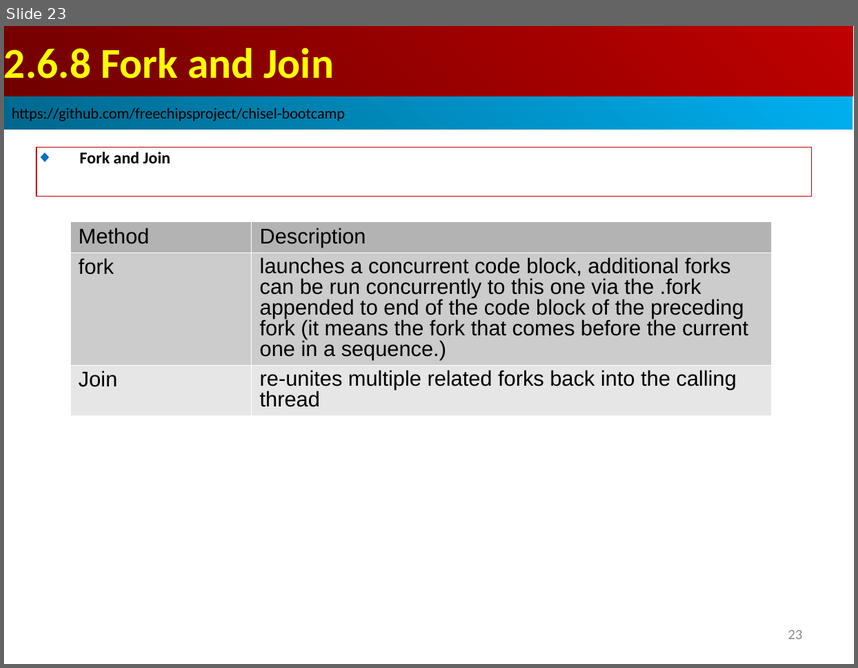
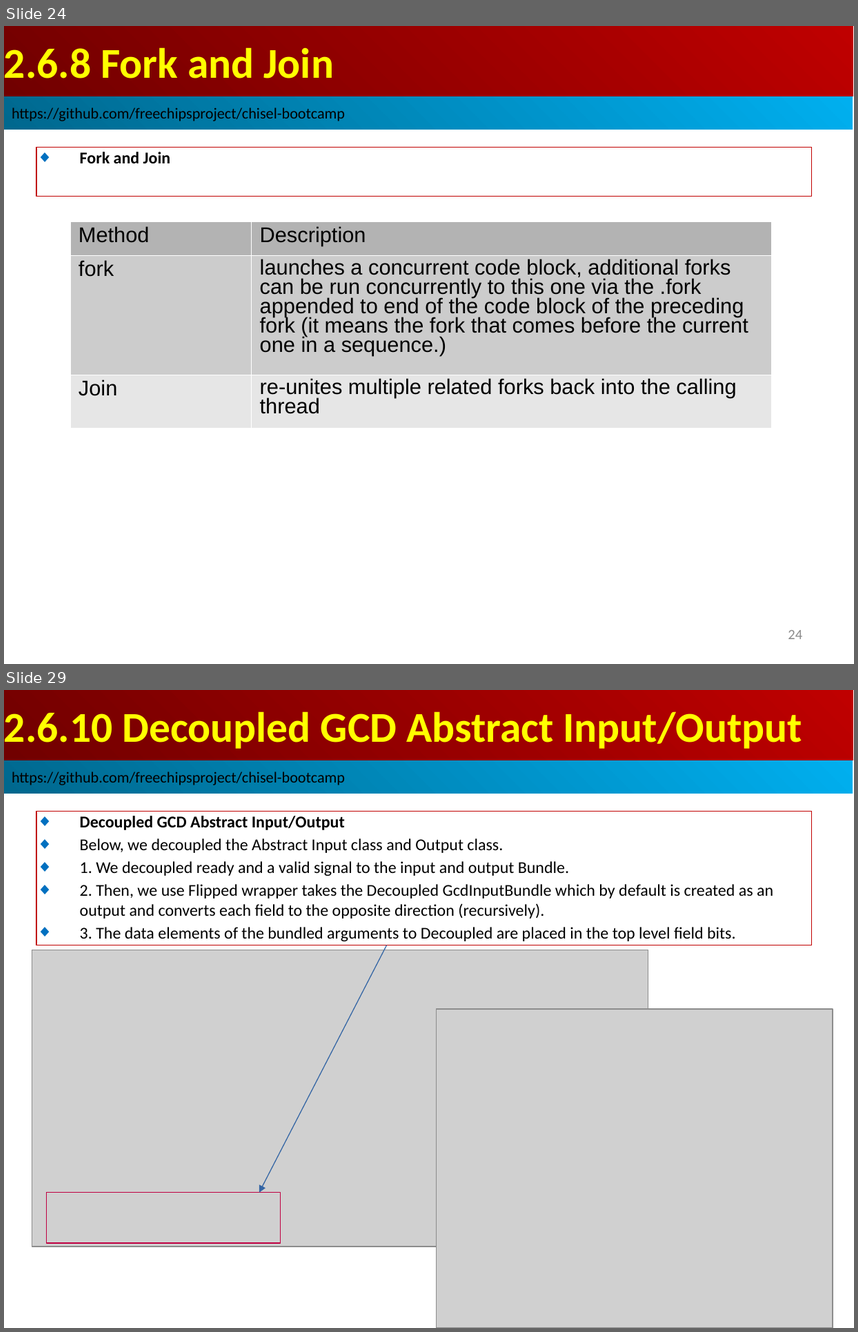
Before and after one commit to peterhchen/AIU_CS800_Chisel, a slide deck: 300_UCB_BC/002.6_Test/000_Video/002.6_Test.ppt. Shown one above the other, each under a label of ours: slide 23 before the commit, slides 24 and 29 after it; the slides between them are not shown. The pictures are 858x668 and 858x1332 pixels, drawn with LibreOffice and Linux fonts; fonts in the diff are those of the drawing; grey boxes stand for pictures. Boxes give left, top, right and bottom in pixels: in the first picture for what was removed or moved away, otherwise in the second. Text is boxed around its words. In the diff, an @@ line names an element or a change of style, - is before the commit and + after.

```diff
--- a/300_UCB_BC/002.6_Test/000_Video/002.6_Test.ppt
+++ b/300_UCB_BC/002.6_Test/000_Video/002.6_Test.ppt
@@ slide 29 added at <box>4,690,854,1328</box>, background #FFFFFF @@
@@ rectangle added at <box>4,690,853,760</box>, fill gradient #BF0000 to #710000, 36 pt, text #FFFF00, bold @@
+2.6.10 Decoupled GCD Abstract Input/Output
@@ rectangle added at <box>4,760,853,793</box>, fill gradient #00AFEF to #00688E, 13 pt, text #000000 @@
+https://github.com/freechipsproject/chisel-bootcamp
@@ rectangle added at <box>36,811,811,945</box>, outline #C00000 0.74 pt, 14 pt, text #000000 @@
+◆ Decoupled GCD Abstract Input/Output
+◆ Below, we decoupled the Abstract Input class and Output class.
+◆ 1. We decoupled ready and a valid signal to the input and output Bundle.
+◆ 2. Then, we use Flipped wrapper takes the Decoupled GcdInputBundle which by default is created as an output and converts each field to the opposite direction (recursively).
+◆ 3. The data elements of the bundled arguments to Decoupled are placed in the top level field bits.
@@ picture added at <box>32,949,648,1246</box> @@
@@ arrow added from (386, 945) to (259, 1192), #3465A4 0.74 pt @@
@@ picture added at <box>437,1009,833,1328</box> @@
@@ rectangle added at <box>47,1192,280,1243</box>, outline #BF0041 0.74 pt @@
@@ what was slide 23 is now slide 24 @@
@@ slide 24 changed as well @@
@@ table at <box>70,221,771,428</box> @@
@@ line spacing 0.93 to 0.87 @@
@@ line spacing 0.87 to 0.81 @@
@@ page number at <box>788,630,802,639</box>: text changed @@
-23
+24
```
Also in this commit, not shown: 9 other slides changed, 8 other slides added.
